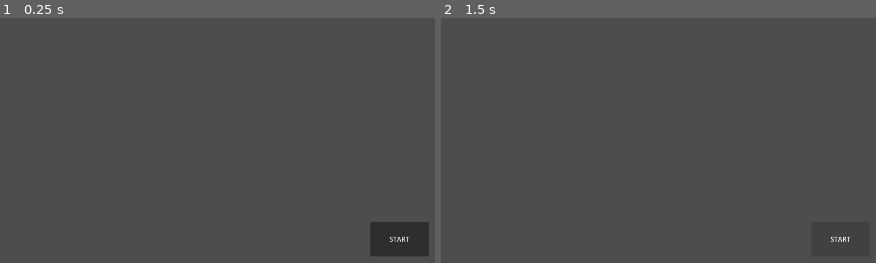
Above: before the commit, frames 1-2 (left to right).
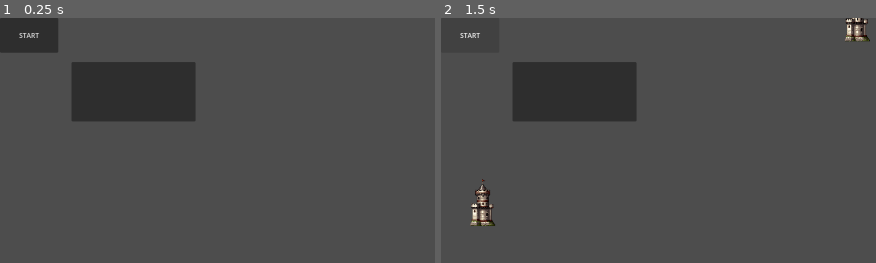
Above: after the commit, the same moments.

Repository: TLS15/FIRSTHIT
Game: Godot game, scene res://Scenes/game_master.tscn
The game is run twice, just before and just after one commit, with the same random seed, the same clock (stepped at 60 frames per second) and the same inputs. Before the commit the project starts from res://game_master.tscn.
Inputs (mouse positions are in pixels of both pictures, inside the frame that each line leads up to):
- Up to frame 1 (0.25 s): no input
- Up to frame 2 (1.5 s): click (575, 91) at 0.52 s; click "START" at 1.25 s

The runs differ from the first frame. In frame 1, 10% of the frame differs, in the area x 0-99%, y 0-98%; in frame 2, 7.9%.
Error before the commit: Invalid call to function 'load_level' in base 'Node2D (level_manager.gd)'. Expected 1 argument(s). (res://game_master.gd:15)

Commit message:
Spawning Towers

Diff:
--- a/LevelData/Level1.tres
+++ b/LevelData/Level1.tres
@@ -3,7 +3,23 @@
 [ext_resource type="Script" uid="uid://ji335qpbwph3" path="res://Resources/LevelResource.gd" id="1_44q56"]
 [ext_resource type="Script" uid="uid://bhbikuqcdsttw" path="res://Resources/TowerResource.gd" id="2_1vilc"]
 
+[sub_resource type="Resource" id="Resource_44q56"]
+script = ExtResource("2_1vilc")
+type = 1
+location = Vector2(100, 444)
+level = 1
+occupants = 10
+metadata/_custom_type_script = "uid://bhbikuqcdsttw"
+
+[sub_resource type="Resource" id="Resource_1vilc"]
+script = ExtResource("2_1vilc")
+location = Vector2(1000, 0)
+level = 1
+occupants = 10
+metadata/_custom_type_script = "uid://bhbikuqcdsttw"
+
 [resource]
 script = ExtResource("1_44q56")
+towers = Array[ExtResource("2_1vilc")]([SubResource("Resource_44q56"), SubResource("Resource_1vilc")])
 starting_money = 1000
 metadata/_custom_type_script = "uid://ji335qpbwph3"
--- /dev/null
+++ b/Resources/control.tscn
@@ -0,0 +1,14 @@
+[gd_scene format=3 uid="uid://brfividnmgur4"]
+
+[node name="Control" type="Control" unique_id=1393242270]
+layout_mode = 3
+anchors_preset = 15
+anchor_right = 1.0
+anchor_bottom = 1.0
+grow_horizontal = 2
+grow_vertical = 2
+
+[node name="Button" type="Button" parent="." unique_id=493293734]
+layout_mode = 0
+offset_right = 163.0
+offset_bottom = 59.0
--- a/castle.tscn
+++ b/Scenes/castle.tscn
@@ -1,6 +1,6 @@
 [gd_scene format=3 uid="uid://dqecbag5hx2cb"]
 
-[ext_resource type="Script" uid="uid://ctj3byeuf24gb" path="res://castle.gd" id="1_vm22h"]
+[ext_resource type="Script" uid="uid://ctj3byeuf24gb" path="res://Scripts/castle.gd" id="1_vm22h"]
 [ext_resource type="Texture2D" uid="uid://cfth4q4hsm3e2" path="res://Sprites/sprite1.png" id="1_xtwgx"]
 
 [node name="Castle" type="Node2D" unique_id=1087816798]
--- a/game_master.tscn
+++ b/Scenes/game_master.tscn
@@ -1,7 +1,7 @@
 [gd_scene format=3 uid="uid://bljoimapnq3kd"]
 
-[ext_resource type="PackedScene" uid="uid://c22s707xpfnr3" path="res://level_manager.tscn" id="1_5yk56"]
-[ext_resource type="Script" uid="uid://dl8vktqvx27ff" path="res://game_master.gd" id="1_yy1gc"]
+[ext_resource type="PackedScene" uid="uid://c22s707xpfnr3" path="res://Scenes/level_manager.tscn" id="1_5yk56"]
+[ext_resource type="Script" uid="uid://dl8vktqvx27ff" path="res://Scripts/game_master.gd" id="1_yy1gc"]
 
 [node name="GameMaster" type="Node2D" unique_id=1072663693]
 script = ExtResource("1_yy1gc")
@@ -16,25 +16,22 @@
 
 [node name="MainMenu" type="Control" parent="UIMaster" unique_id=36939912]
 anchors_preset = 0
-offset_top = -8.0
 offset_right = 1920.0
-offset_bottom = 1072.0
+offset_bottom = 1080.0
 
 [node name="Start" type="Button" parent="UIMaster/MainMenu" unique_id=126169008]
-layout_mode = 1
-anchors_preset = 8
-anchor_left = 0.5
-anchor_top = 0.5
-anchor_right = 0.5
-anchor_bottom = 0.5
-offset_left = -70.0
-offset_top = -41.75
-offset_right = 70.0
-offset_bottom = 41.75
-grow_horizontal = 2
-grow_vertical = 2
+layout_mode = 0
+offset_right = 140.0
+offset_bottom = 83.5
 pivot_offset_ratio = Vector2(0.5, 0.5)
 text = "START"
+
+[node name="Button" type="Button" parent="UIMaster/MainMenu" unique_id=324526744]
+layout_mode = 0
+offset_left = 172.0
+offset_top = 106.0
+offset_right = 470.0
+offset_bottom = 249.0
 
 [node name="UILevel" type="Control" parent="UIMaster" unique_id=1099935868]
 visible = false
--- a/level_manager.tscn
+++ b/Scenes/level_manager.tscn
@@ -1,6 +1,6 @@
 [gd_scene format=3 uid="uid://c22s707xpfnr3"]
 
-[ext_resource type="Script" uid="uid://lnjlxhofcuys" path="res://level_manager.gd" id="1_fvluo"]
+[ext_resource type="Script" uid="uid://lnjlxhofcuys" path="res://Scripts/level_manager.gd" id="1_fvluo"]
 
 [node name="LevelManager" type="Node2D" unique_id=837912548]
 script = ExtResource("1_fvluo")
--- a/game_master.gd
+++ b/Scripts/castle.gd
@@ -1,5 +1,5 @@
 extends Node2D
-
+@export var tower_data: TowerResource
 
 # Called when the node enters the scene tree for the first time.
 func _ready() -> void:
@@ -10,6 +10,6 @@
 func _process(delta: float) -> void:
 	pass
 
-
-func _on_start_pressed() -> void:
-	$LevelManager.load_level()
+func assign_resource(resource: TowerResource):
+	tower_data = resource
+	position = tower_data.location
--- a/castle.gd
+++ b/Scripts/game_master.gd
@@ -9,3 +9,8 @@
 # Called every frame. 'delta' is the elapsed time since the previous frame.
 func _process(delta: float) -> void:
 	pass
+
+
+func _on_start_pressed() -> void:
+	var level: LevelResource = load("res://LevelData/Level1.tres")
+	$LevelManager.load_level(level)
--- a/level_manager.gd
+++ b/Scripts/level_manager.gd
@@ -11,4 +11,7 @@
 	pass
 
 func load_level(level: LevelResource):
-	pass
+	for tower in level.towers:
+		var instance = load("res://Scenes/castle.tscn").instantiate()
+		add_child(instance)
+		instance.assign_resource(tower)
--- a/project.godot
+++ b/project.godot
@@ -13,14 +13,12 @@
 config/name="FIRSTHIT"
 run/main_scene="uid://bljoimapnq3kd"
 config/features=PackedStringArray("4.6", "GL Compatibility")
-config/icon="res://icon.svg"
+config/icon="res://Sprites/icon.svg"
 
 [display]
 
 window/size/viewport_width=1920
 window/size/viewport_height=1080
-window/size/resizable=false
-window/size/borderless=true
 
 [physics]
 
Renamed: tower.tscn -> Scenes/tower.tscn
Renamed: castle.gd.uid -> Scripts/castle.gd.uid
Renamed: game_master.gd.uid -> Scripts/game_master.gd.uid
Renamed: level_manager.gd.uid -> Scripts/level_manager.gd.uid
Renamed: icon.svg -> Sprites/icon.svg
Not shown, changed: Sprites/icon.svg.import
